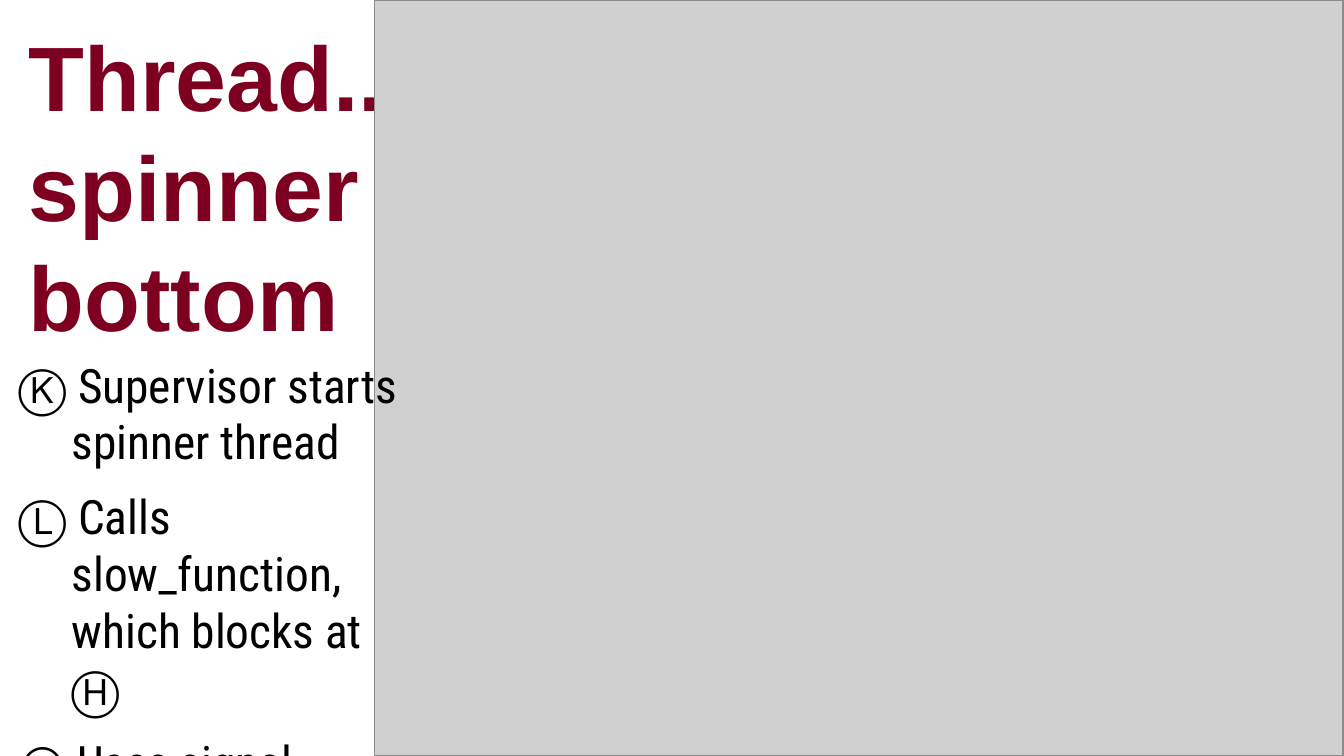
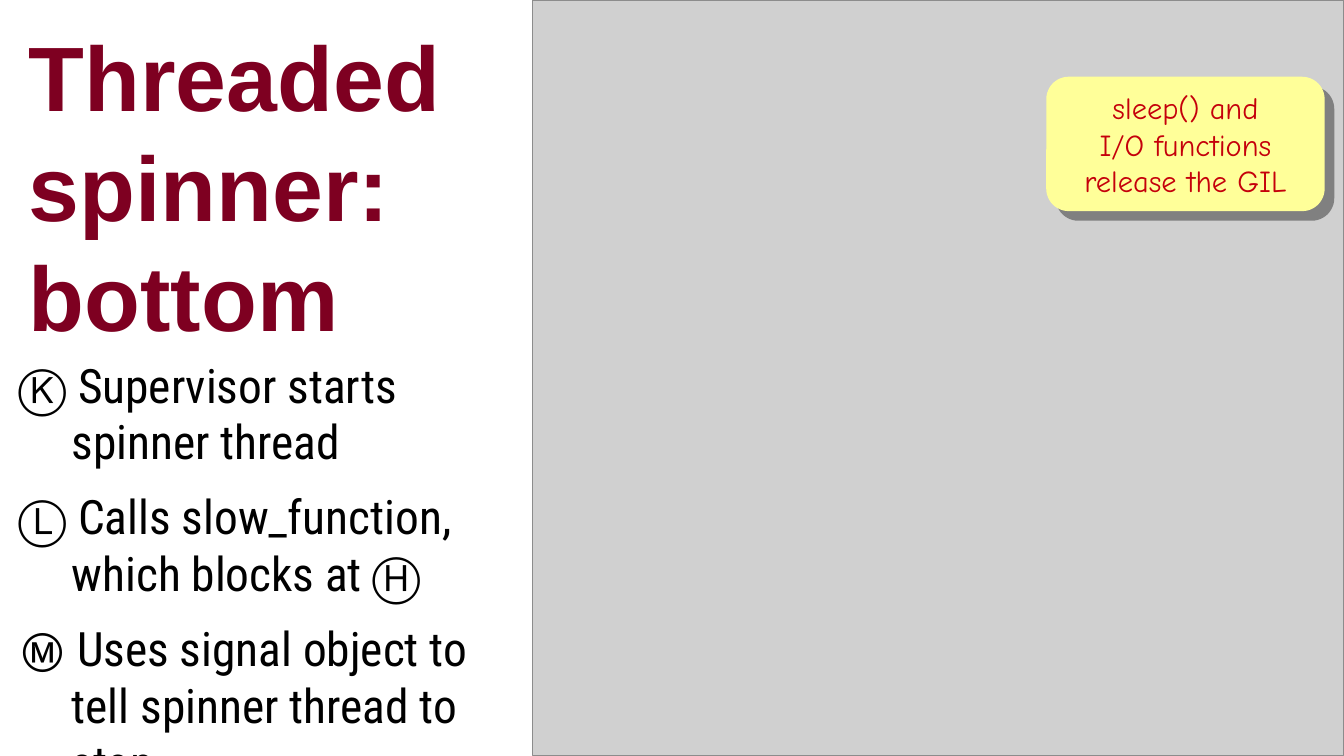
Before and after one commit to ramalho/platespinning, a slide deck: slide 9 of plate-spinning-oscon-eu.odp. Drawn at 1344x756 pixels with LibreOffice and Linux fonts; fonts in the diff are those of the drawing; grey boxes stand for pictures. Boxes give left, top, right and bottom in pixels: in the first picture for what was removed or moved away, otherwise in the second. Text is boxed around its words. In the diff, an @@ line names an element or a change of style, - is before the commit and + after.

```diff
--- a/plate-spinning-oscon-eu.odp
+++ b/plate-spinning-oscon-eu.odp
@@ picture: place and size @@
-picture at [374,0,1344,756]
+picture at [533,0,1344,756]
@@ title at [29,44,440,332]: text changed @@
-Thread...
-spinner
-bottom
+Threaded
+spinner:
+bottom
@@ rounded rectangle added at [1046,77,1324,211], fill #FFFF99, 18 pt, text #C5000B @@
+sleep() and
+I/O functions
+release the GIL
@@ text "Ⓚ Supervisor starts spinner thread" rewrapped from [19,359,397,719] to [19,369,467,733] @@
```
Also in this commit, not shown: 29 other slides changed, 1 slide added, 4 slides removed, 13 other files.
